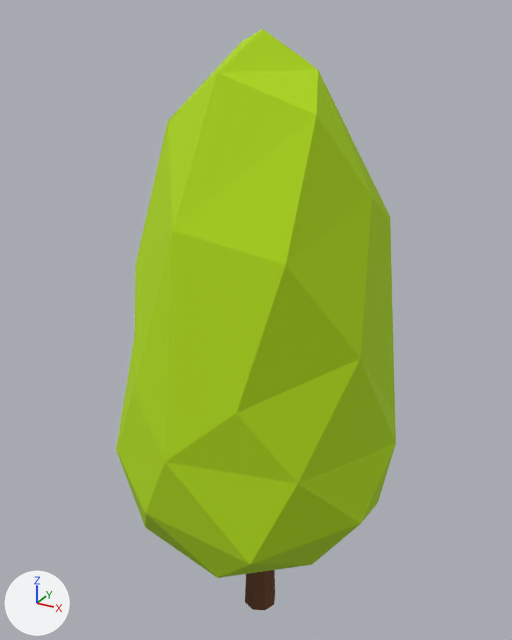
One commit to the FBX model OlympusUnity/Assets/_Project/Art Assets/Models/Environment/SmallTrees/SmallTreeD.fbx: the scene before it, then after it.
Before and after are seen from a camera (50 mm lens) standing at (1.5, -2.69, 3.07) and looking at (-0.03, 0.08, 1.68). The axes (+X, +Y, +Z) are drawn at lower left. The lights are the same throughout. Where no turn or scale is listed for an object, it has been applied to the vertices.

In view in the first picture: 'SmallTreeD_geo'.
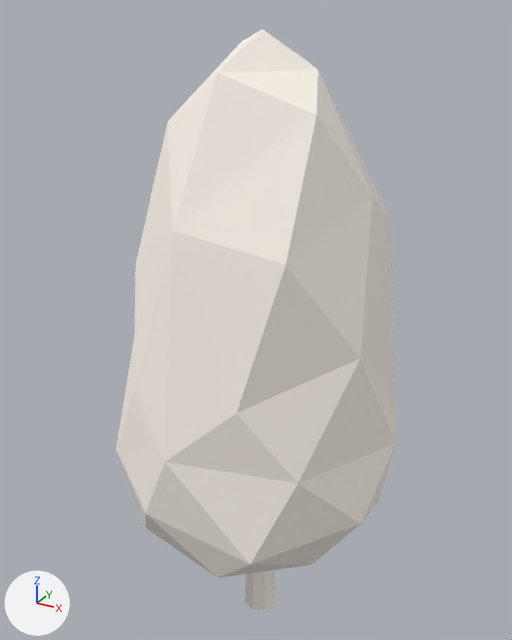
Where the newer file only moved an object's origin or applied its transform, the numbers keep the older frame.

What differs and where, as boxes (x1, y1, x2, y2) in the pictures (512 x 640 px):
part 1 of me_cylinder_017, recoloured (green to white): (116, 29, 396, 578) in both
part 2 of me_cylinder_017, recoloured (brown to white): (245, 570, 275, 610) in both

Edits to the bpy script that builds the scene:
```text
Add mat_smalltreesrocks_mtl:
    mat_smalltreesrocks_mtl = principled_material('SmallTreesRocks_Mtl')
    mat_smalltreesrocks_mtl.base_color = (1.0, 0.936, 0.859)  # white #fff8ee
    mat_smalltreesrocks_mtl.roughness = 0.755
Change me_cylinder_017:
    where me_cylinder_017.from_pydata(...)  # 63 vertices, 98 faces; spans x -0.66..0.7, y -0.69..0.72, z 0.0..2.99
    used by ob_smalltreed_geo; location = (0.0, 0.0, 0.0)
    me_cylinder_017 part 1: all 90 faces that had it switch from mat_smalltrees_mtl (green #b0db0d) to mat_smalltreesrocks_mtl (white #fff8ee)
    me_cylinder_017 part 2: all 8 faces that had it switch from mat_woodbark_mtl (brown #633d21) to mat_smalltreesrocks_mtl (white #fff8ee)
```
